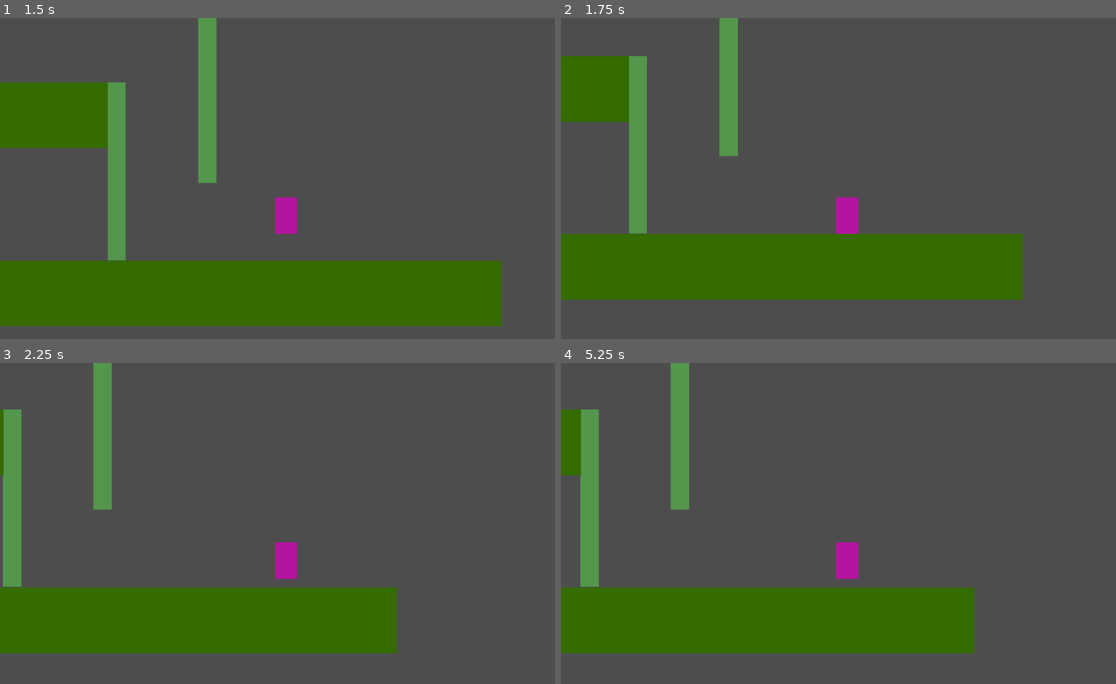
Above: before the commit, frames 1-4 (two rows, left to right).
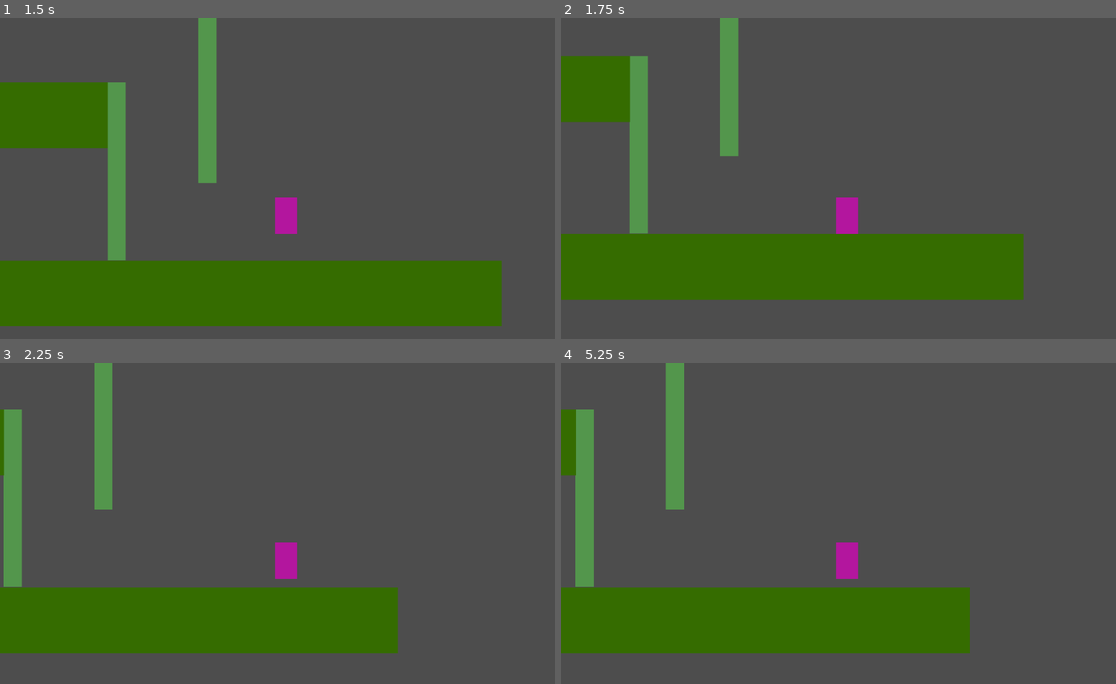
Above: after the commit, the same moments.

Repository: Tass2T/kiwiPtetre
Game: Godot game, scene res://Scenes/game.tscn
The game is run twice, just before and just after one commit, with the same random seed, the same clock (stepped at 60 frames per second) and the same inputs.
Inputs:
- Up to frame 1 (1.5 s): tap Enter at 0.5 s; hold Space (jump) 0.53-1.28 s; hold Right (right) from 0.53 s (still down); tap Space (jump) at 1.35 s
- Up to frame 2 (1.75 s): keep holding Right (right); tap Space (jump) at 1.52 s
- Up to frame 3 (2.25 s): tap Space (jump) at 1.82 s; release Right (right) at 2.03 s; hold Left (left) from 2.03 s (still down); hold Space (jump) from 2.03 s (still down)
- Up to frame 4 (5.25 s): release Left (left) at 2.78 s; release Space (jump) at 2.78 s; hold Right (right) 2.78-4.28 s; tap Space (jump) at 2.85, 3.02, 3.32, 4.35, 4.52, 4.82 s; hold Space (jump) 3.53-4.28 s; hold Left (left) 4.28-5.03 s; hold Right (right) from 5.03 s (still down); hold Space (jump) from 5.03 s (still down)

Frame 1 is identical in both runs. In frame 2, 0.3% of the frame differs, in the area x 12-84%, y 0-88%; in frame 3, 0.4%; in frame 4, 2.0%, in the area x 2-75%, y 0-91%.

Commit message:
naming blabla

Diff:
--- a/Scripts/Player/States/fall_state.gd
+++ b/Scripts/Player/States/fall_state.gd
@@ -1,11 +1,11 @@
 extends State
 
-@onready var Idle_State: Idle_State = $"../Idle"
+@onready var idle_state: Idle_State = $"../Idle"
 
 func Physics_Process(delta: float) -> State:
 
 	if player.is_on_floor():
-		return Idle_State
+		return idle_state
 
 	if player.direction != 0:
 		player.velocity.x = move_toward(player.velocity.x, player.MAX_SPEED * player.direction, player.ACCELERATION * delta)
--- a/Scripts/Player/States/idle_state.gd
+++ b/Scripts/Player/States/idle_state.gd
@@ -1,19 +1,23 @@
 class_name Idle_State extends State
 
-@onready var Run_State: Node = $"../Run"
-@onready var Fall_State: Node = $"../Fall"
-@onready var Jump_State : Node = $"../Jump"
+@onready var run_state: Node = $"../Run"
+@onready var fall_state: Node = $"../Fall"
+@onready var jump_state : Node = $"../Jump"
 
-func Physics_Process(_delta: float) -> State:
+func Physics_Process(delta: float) -> State:
+
+	player.velocity.x = move_toward(player.velocity.x, 0, player.FRICTION * delta)
+
 	if not player.is_on_floor():
-		return Fall_State
+		return fall_state
 
 	if player.direction != 0.0:
-		return Run_State
+		return run_state
 
 	return null
 
 func Input(input: InputEvent) -> State:
 	if (input.is_action_pressed("jump")):
-		return Jump_State
+		return jump_state
+
 	return null
--- a/Scripts/Player/States/jump_state.gd
+++ b/Scripts/Player/States/jump_state.gd
@@ -1,6 +1,6 @@
 extends State
 
-@onready var Fall_State: Node = $"../Fall"
+@onready var fall_state: Node = $"../Fall"
 
 func Enter() -> void:
 	player.velocity.y -= player.JUMP_SPEED
@@ -8,7 +8,7 @@
 func Physics_Process(delta: float) -> State:
 
 	if player.velocity.y > 0:
-		return Fall_State
+		return fall_state
 
 	player.velocity.y += player.GRAVITY * delta
 
--- a/Scripts/Player/States/run_state.gd
+++ b/Scripts/Player/States/run_state.gd
@@ -1,7 +1,7 @@
 extends State
 
-@onready var Idle_State: Idle_State = $"../Idle"
-@onready var Jump_State: Node = $"../Jump"
+@onready var idle_state: Idle_State = $"../Idle"
+@onready var jump_state: Node = $"../Jump"
 
 func Physics_Process(delta: float) -> State:
 
@@ -11,11 +11,11 @@
 		player.velocity.x = move_toward(player.velocity.x, 0, player.FRICTION * delta)
 
 	if player.velocity.x == 0:
-		return Idle_State
+		return idle_state
 
 	return null
 
 func Input(input: InputEvent) -> State:
 	if (input.is_action_pressed("jump")):
-		return Jump_State
+		return jump_state
 	return null
Not shown: 1 places in Scenes/player.tscn that only renumber resources
Not shown, changed: Scripts/Player/Player.gd.uid
